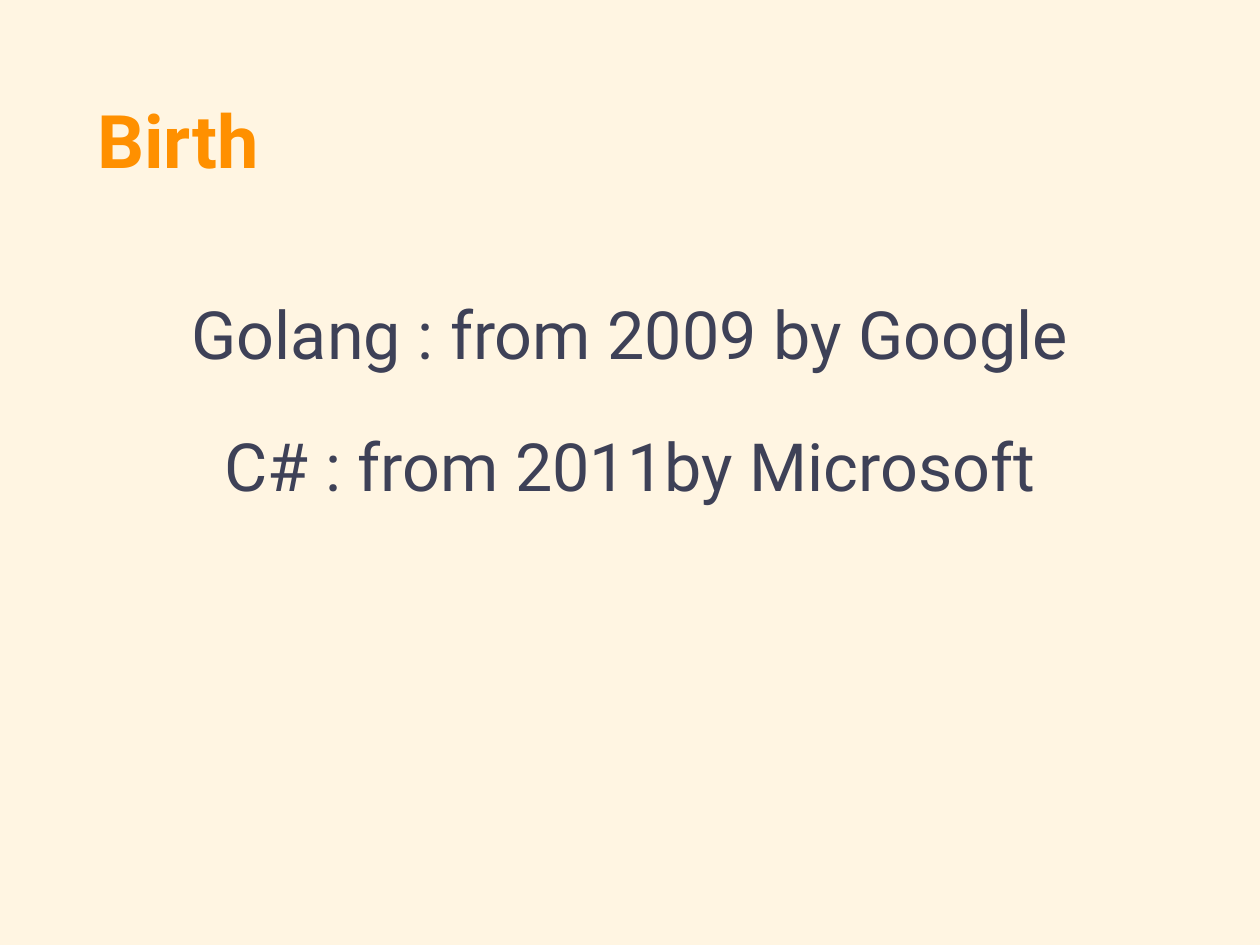
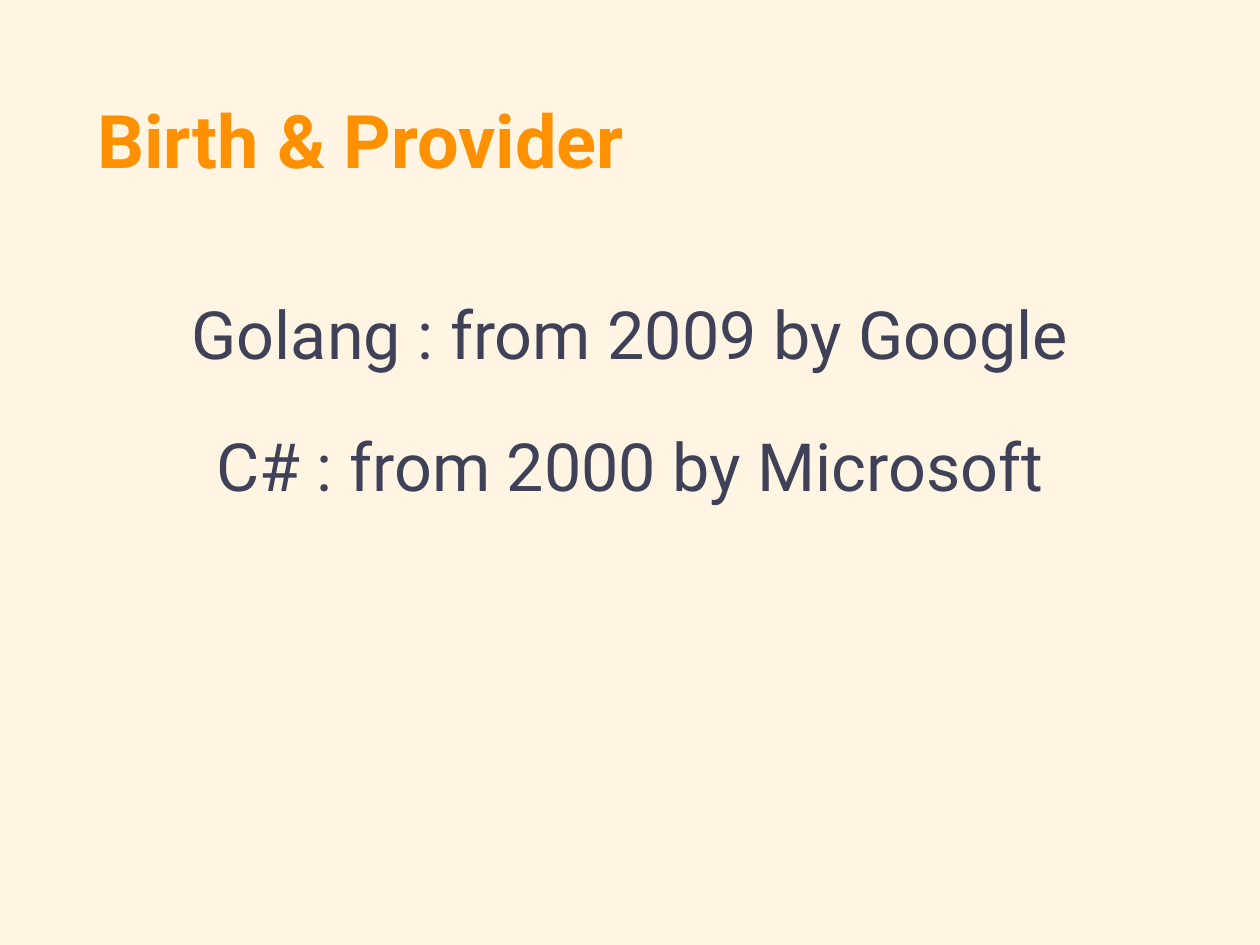
Before and after one commit to budougumi0617/gopl, a slide deck: slide 6 of docs/161021_golang_csharp.pptx (slide 7 before the commit). Drawn at 1260x945 pixels with LibreOffice and Linux fonts; fonts in the diff are those of the drawing. Boxes give left, top, right and bottom in pixels: in the first picture for what was removed or moved away, otherwise in the second. Text is boxed around its words. In the diff, an @@ line names an element or a change of style, - is before the commit and + after.

Commit message:
Update pptx

```diff
--- a/docs/161021_golang_csharp.pptx
+++ b/docs/161021_golang_csharp.pptx
@@ title at <box>97,112,624,169</box>: text changed @@
-Birth
+Birth & Provider
@@ text at <box>216,440,1044,505</box>: text changed @@
-C# : from 2011by Microsoft
+C# : from 2000 by Microsoft
```
Also in this commit, not shown: 1 slide removed.
